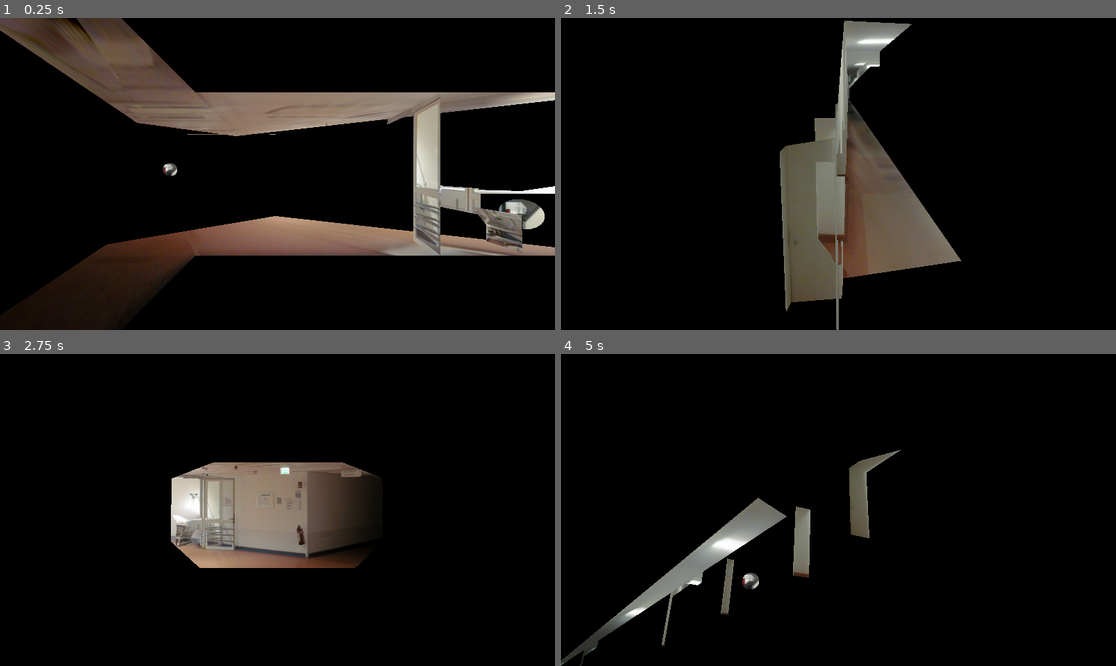
Above: before the commit, frames 1-4 (two rows, left to right).
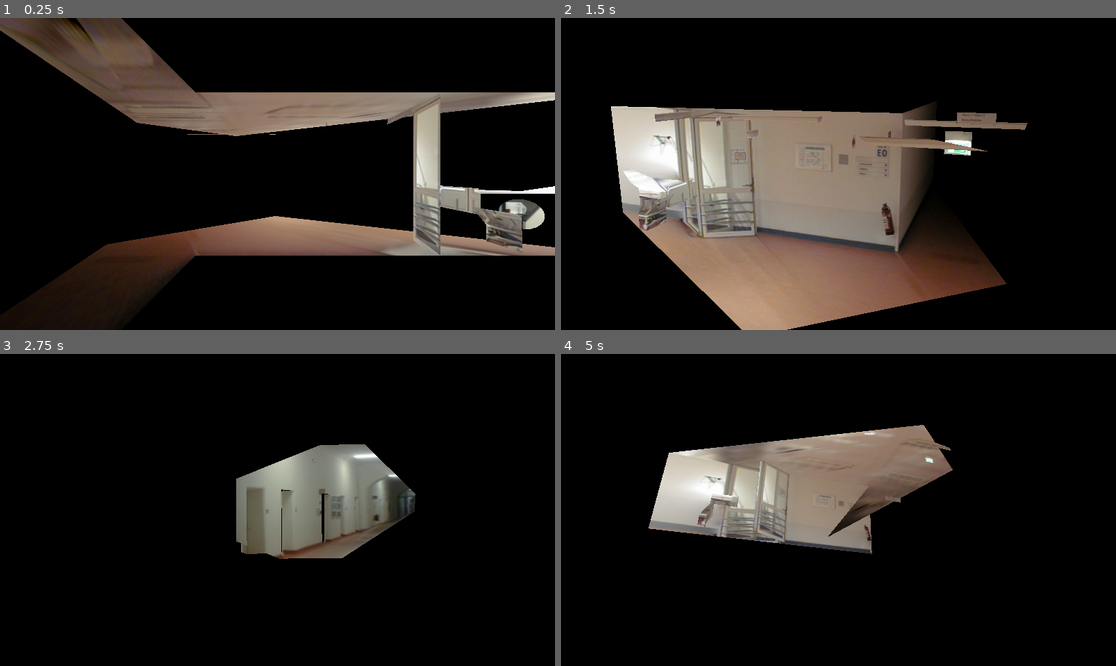
Above: after the commit, the same moments.

Repository: TheiaB/photo-course-game
Game: Godot game, scene res://scenes/matrjoschka.tscn
Same seed, same stepped clock (60 frames per second), same inputs: the game is played once before the commit and once after it. This scene is started directly instead of the project's main scene.
Inputs (mouse positions are in pixels of both pictures, inside the frame that each line leads up to):
- Up to frame 1 (0.25 s): no input
- Up to frame 2 (1.5 s): tap Enter at 0.5 s; move the mouse to (960, 158) at 0.52 s; hold . (multi_swipe_down_right) 0.53-1.25 s; hold Space (shuffle) 0.53-1.25 s; click (960, 158) at 0.67 s; drag from (727, 189) to (810, 236) at 1.27 s
- Up to frame 3 (2.75 s): move the mouse to (333, 441) at 2.02 s; hold . (multi_swipe_down_right) from 2.03 s (still down); hold Mouse wheel down (pinch_inward) from 2.03 s (still down); click (333, 441) at 2.17 s; tap Space (shuffle) at 2.3 s
- Up to frame 4 (5 s): release . (multi_swipe_down_right) at 2.75 s; release Mouse wheel down (pinch_inward) at 2.75 s; drag from (810, 572) to (672, 463) at 2.77 s; move the mouse to (1005, 556) at 3.52 s; hold M (multi_swipe_down_left) 3.53-4.25 s; hold Space (shuffle) 3.53-4.25 s; click (1005, 556) at 3.67 s; drag from (672, 463) to (755, 432) at 4.27 s

The runs differ from the first frame. In frame 1, less than 0.1% of the frame differs, in the area x 29-32%, y 46-51%; in frame 2, 37%, in the area x 9-85%, y 0-100%; in frame 3, 12%; in frame 4, 17%.

Commit message:
added scene switch (instant) on sphere click

Diff:
--- a/materials/shaders/sphere-shader-1.gdshader
+++ b/materials/shaders/sphere-shader-1.gdshader
@@ -2,7 +2,8 @@
 render_mode unshaded;
 
 uniform sampler2D image : source_color;
-uniform vec2 format;
+
+uniform float scale = 1.0;
 
 uniform float distance_start = 0.5;
 uniform float distance_end = 2.0;
@@ -29,15 +30,31 @@
 	local_uv_far.x *= texture_size.y / texture_size.x;
 	// larger to fit into object ?
 	local_uv_far *= -1.0 / PROJECTION_MATRIX[1][1];
+	local_uv_far /= scale;
 
 	/* UV near: -------------------------
 	Purpose: Fit image into center of Viewport
 	Adapted from: https://godotshaders.com/shader/screenspace-tiled-texturing/
 	   UV near: ------------------------- */
-	vec2 local_uv_near;
-	local_uv_near = SCREEN_UV - 0.5; // fit exactly
-	local_uv_near.y *= texture_size.x / texture_size.y; // fits image to viewport width
-	local_uv_near.y *= VIEWPORT_SIZE.y / VIEWPORT_SIZE.x; // corrects aspect ratio for height
+	// fit exactly
+	vec2 local_uv_near = SCREEN_UV - 0.5;
+	//local_uv_near.y *= texture_size.x / texture_size.y; // fits image to viewport width
+	//local_uv_near.y *= VIEWPORT_SIZE.y / VIEWPORT_SIZE.x; // corrects aspect ratio for height
+
+
+	float image_aspect_ratio = texture_size.x / texture_size.y;
+	float viewport_aspect_ratio = VIEWPORT_SIZE.x / VIEWPORT_SIZE.y;
+
+	if (image_aspect_ratio > viewport_aspect_ratio) {
+	    // Image is wider than viewport, fit to width
+		local_uv_near.y *= texture_size.x / texture_size.y; // fits image to viewport width
+		local_uv_near.y *= VIEWPORT_SIZE.y / VIEWPORT_SIZE.x; // corrects aspect ratio for height
+	} else {
+	    // Image is taller than viewport, fit to height
+		local_uv_near.x *= texture_size.y / texture_size.x; // fits image to viewport height
+		local_uv_near.x *= VIEWPORT_SIZE.x / VIEWPORT_SIZE.y; // corrects aspect ratio for width
+	}
+
 
 	/* OLD: clip space vertex depth
 	 -------------------------
@@ -47,21 +64,23 @@
 	vec2 local_uv = mix(local_uv_near,local_uv_far,transition_clamped);
 	 -------------------------*/
 
-	/* New: camera position depth
+	/* New: TRANSITION VIA CAMERA (POS) DEPTH
 	 ------------------------- */
 	vec3 vertexWorldPos = (MODEL_MATRIX * vec4(VERTEX, 1.0)).xyz;
 	vec3 world_camera = (INV_VIEW_MATRIX * vec4(0.0, 0.0, 0.0, 1.0)).xyz;
 	float distanceToCamera = distance(world_camera, vertexWorldPos);
-
 	float smoothDistance = 1.0 - smoothstep(distance_start, distance_end, distanceToCamera);
 
 	// SMOOTHLY INTERPOLATE THE TWO SHADERS
 	vec2 local_uv = mix(local_uv_far, local_uv_near,smoothDistance);
 
 	// Crop the Image via brightness (instead of repeating)
+	float threshold = 0.49;
 	float brightness =
-		local_uv.x > -0.49 &&  local_uv.x < 0.49
-		&& local_uv.y > -0.49 && local_uv.y < 0.49 ? 1.0 : 0.0;
+		local_uv.x > -threshold &&  local_uv.x < threshold
+		&& local_uv.y > -threshold && local_uv.y < threshold ? 1.0 : 0.0;
 
 	ALBEDO = texture(image, local_uv + 0.5).rgb * brightness;
+	// DEBUG: Yellow is far, blue is near
+	// ALBEDO = texture(image, local_uv + 0.5).rgb * brightness + vec3(0.0,0.0,smoothDistance-0.5);
 }
--- a/materials/spheres/M_sphere_corridor.tres
+++ b/materials/spheres/M_sphere_corridor.tres
@@ -1,12 +1,101 @@
 [gd_resource type="ShaderMaterial" load_steps=3 format=3 uid="uid://djf01xuvxki1x"]
 
-[ext_resource type="Shader" path="res://materials/shaders/sphere-shader-1.gdshader" id="1_gayp7"]
 [ext_resource type="Texture2D" uid="uid://be6uc0gutug1q" path="res://src/textures/trial/staircase-door.jpg" id="2_qr6qx"]
+
+[sub_resource type="Shader" id="Shader_xsn2n"]
+code = "shader_type spatial;
+render_mode unshaded;
+
+uniform sampler2D image : source_color;
+uniform vec2 format;
+
+uniform float scale = 1.0;
+
+uniform float distance_start = 0.5;
+uniform float distance_end = 2.0;
+varying vec2 texture_size;
+
+varying vec4 NODE_POSITION_CLIP;
+
+void vertex() {
+	NODE_POSITION_CLIP = (PROJECTION_MATRIX * vec4(NODE_POSITION_VIEW, 1.0));
+	texture_size = vec2(textureSize(image,0));
+}
+
+void fragment() {
+	/* UV fear: -------------------------
+	Purpose: Center and fit image within mesh
+	Adapted: https://godotshaders.com/shader/local-screen-space-uv/
+	   UV fear: ------------------------- */
+	vec2 local_uv_far;
+	// screenspace mit wie groß objekt scaling
+	local_uv_far = (SCREEN_UV * 2.0 - 1.0) * NODE_POSITION_CLIP.w - NODE_POSITION_CLIP.xy;
+	// Adjust for aspect ratio and FOV
+	local_uv_far.x *= VIEWPORT_SIZE.x / VIEWPORT_SIZE.y;
+	// correct for aspect ratio
+	local_uv_far.x *= texture_size.y / texture_size.x;
+	// larger to fit into object ?
+	local_uv_far *= -1.0 / PROJECTION_MATRIX[1][1];
+	local_uv_far /= scale;
+
+	/* UV near: -------------------------
+	Purpose: Fit image into center of Viewport
+	Adapted from: https://godotshaders.com/shader/screenspace-tiled-texturing/
+	   UV near: ------------------------- */
+	// fit exactly
+	vec2 local_uv_near = SCREEN_UV - 0.5;
+	//local_uv_near.y *= texture_size.x / texture_size.y; // fits image to viewport width
+	//local_uv_near.y *= VIEWPORT_SIZE.y / VIEWPORT_SIZE.x; // corrects aspect ratio for height
+
+
+	float image_aspect_ratio = texture_size.x / texture_size.y;
+	float viewport_aspect_ratio = VIEWPORT_SIZE.x / VIEWPORT_SIZE.y;
+
+	if (image_aspect_ratio > viewport_aspect_ratio) {
+	    // Image is wider than viewport, fit to width
+		local_uv_near.y *= texture_size.x / texture_size.y; // fits image to viewport width
+		local_uv_near.y *= VIEWPORT_SIZE.y / VIEWPORT_SIZE.x; // corrects aspect ratio for height
+	} else {
+	    // Image is taller than viewport, fit to height
+		local_uv_near.x *= texture_size.y / texture_size.x; // fits image to viewport height
+		local_uv_near.x *= VIEWPORT_SIZE.x / VIEWPORT_SIZE.y; // corrects aspect ratio for width
+	}
+
+
+	/* OLD: clip space vertex depth
+	 -------------------------
+	float transition_speed = 4.0;
+	float transition = NODE_POSITION_CLIP.w * transition_speed - transition_speed;
+	float transition_clamped = transition > 1.0 ? 1.0 : (transition < 0.0 ? 0.0 : transition);
+	vec2 local_uv = mix(local_uv_near,local_uv_far,transition_clamped);
+	 -------------------------*/
+
+	/* New: TRANSITION VIA CAMERA (POS) DEPTH
+	 ------------------------- */
+	vec3 vertexWorldPos = (MODEL_MATRIX * vec4(VERTEX, 1.0)).xyz;
+	vec3 world_camera = (INV_VIEW_MATRIX * vec4(0.0, 0.0, 0.0, 1.0)).xyz;
+	float distanceToCamera = distance(world_camera, vertexWorldPos);
+	float smoothDistance = 1.0 - smoothstep(distance_start, distance_end, distanceToCamera);
+
+	// SMOOTHLY INTERPOLATE THE TWO SHADERS
+	vec2 local_uv = mix(local_uv_far, local_uv_near,smoothDistance);
+
+	// Crop the Image via brightness (instead of repeating)
+	float threshold = 0.49;
+	float brightness =
+		local_uv.x > -threshold &&  local_uv.x < threshold
+		&& local_uv.y > -threshold && local_uv.y < threshold ? 1.0 : 0.0;
+
+	ALBEDO = texture(image, local_uv + 0.5).rgb * brightness;
+	// DEBUG: Yellow is far, blue is near
+	// ALBEDO = texture(image, local_uv + 0.5).rgb * brightness + vec3(0.0,0.0,smoothDistance-0.5);
+}"
 
 [resource]
 render_priority = 0
-shader = ExtResource("1_gayp7")
+shader = SubResource("Shader_xsn2n")
 shader_parameter/format = Vector2(4, 3)
+shader_parameter/scale = 1.0
 shader_parameter/distance_start = 0.5
 shader_parameter/distance_end = 2.0
 shader_parameter/image = ExtResource("2_qr6qx")
--- a/scenes/scene-default.tscn
+++ b/scenes/scene-default.tscn
@@ -1,39 +1,21 @@
-[gd_scene load_steps=13 format=3 uid="uid://8qsnjk5awc87"]
+[gd_scene load_steps=7 format=3 uid="uid://8qsnjk5awc87"]
 
 [ext_resource type="ArrayMesh" uid="uid://byvafjhdhu6xi" path="res://models/250131-hospital-corner.obj" id="1_fpsdb"]
 [ext_resource type="Material" uid="uid://b48yj3qhq1ex" path="res://materials/M_hospital-corner-empty.tres" id="2_v7e7l"]
 [ext_resource type="Material" uid="uid://crhlmg3fjlvm4" path="res://materials/M_hospital-corner.tres" id="3_e3rvk"]
 [ext_resource type="Material" uid="uid://djf01xuvxki1x" path="res://materials/spheres/M_sphere_corridor.tres" id="4_81uex"]
 [ext_resource type="ArrayMesh" uid="uid://cr04nva14rw28" path="res://src/3d/250201-sphere-doublesided.obj" id="5_te702"]
-[ext_resource type="Shader" path="res://materials/shaders/sphere-shader-2-simple.gdshader" id="6_6ed5k"]
-[ext_resource type="Texture2D" uid="uid://xo2qniquoelo" path="res://src/textures/trial/red-carpet.jpg" id="7_ufqi7"]
-[ext_resource type="Shader" path="res://materials/shaders/fov-shader-3.gdshader" id="8_hnht7"]
 
-[sub_resource type="ShaderMaterial" id="ShaderMaterial_e6no3"]
-render_priority = 0
-shader = ExtResource("6_6ed5k")
-shader_parameter/tiling_scale = 600.0
-shader_parameter/tiling_texture = ExtResource("7_ufqi7")
-
-[sub_resource type="ShaderMaterial" id="ShaderMaterial_njkef"]
-render_priority = 0
-shader = ExtResource("8_hnht7")
-shader_parameter/compare_FOV = 70.0
-
-[sub_resource type="ShaderMaterial" id="ShaderMaterial_4f6yn"]
-render_priority = 0
-shader = ExtResource("8_hnht7")
-shader_parameter/compare_FOV = 70.0
-
-[sub_resource type="BoxMesh" id="BoxMesh_077kd"]
+[sub_resource type="SphereShape3D" id="SphereShape3D_td8a4"]
+radius = 1.0
 
 [node name="Scene-hospital-corner" type="Node3D"]
 
-[node name="Camera3D" type="Camera3D" parent="."]
+[node name="camera_position" type="Camera3D" parent="."]
 transform = Transform3D(-0.770549, 0.0197891, -0.637073, -0.00174437, 0.999449, 0.0331552, 0.637378, 0.026659, -0.77009, -7.272, 0.56, -8.513)
 fov = 44.4
 
-[node name="MeshInstance3D" type="MeshInstance3D" parent="."]
+[node name="scene_model" type="MeshInstance3D" parent="."]
 mesh = ExtResource("1_fpsdb")
 surface_material_override/0 = ExtResource("2_v7e7l")
 surface_material_override/1 = ExtResource("3_e3rvk")
@@ -41,36 +23,13 @@
 surface_material_override/3 = ExtResource("3_e3rvk")
 surface_material_override/4 = ExtResource("3_e3rvk")
 
-[node name="nextscene" type="MeshInstance3D" parent="."]
+[node name="scene_sphere" type="MeshInstance3D" parent="."]
 transform = Transform3D(0.4, 0, 0, 0, 0.4, 0, 0, 0, 0.4, 6.48, -1.07, -0.425)
 mesh = ExtResource("5_te702")
 surface_material_override/0 = ExtResource("4_81uex")
 
-[node name="nextscene3" type="MeshInstance3D" parent="."]
-transform = Transform3D(0.4, 0, 0, 0, 0.4, 0, 0, 0, 0.4, -6.47552, 0.261112, -7.24664)
-mesh = ExtResource("5_te702")
-surface_material_override/0 = ExtResource("4_81uex")
+[node name="sphere" type="StaticBody3D" parent="scene_sphere"]
 
-[node name="nextscene2" type="MeshInstance3D" parent="."]
-transform = Transform3D(0.4, 0, 0, 0, 0.4, 0, 0, 0, 0.4, 7.41782, -1.07, -0.425)
-visible = false
-material_override = SubResource("ShaderMaterial_e6no3")
-mesh = ExtResource("5_te702")
-surface_material_override/0 = SubResource("ShaderMaterial_e6no3")
-
-[node name="nextscene4" type="MeshInstance3D" parent="."]
-transform = Transform3D(0.4, 0, 0, 0, 0.4, 0, 0, 0, 0.4, 8.27388, -1.11167, -0.224992)
-visible = false
-material_override = SubResource("ShaderMaterial_njkef")
-mesh = ExtResource("5_te702")
-surface_material_override/0 = SubResource("ShaderMaterial_4f6yn")
-
-[node name="MeshInstance3D2" type="MeshInstance3D" parent="."]
-transform = Transform3D(1, 0, 0, 0, 1, 0, 0, 0, 1, 7.30757, -1.2124, 0.382383)
-mesh = SubResource("BoxMesh_077kd")
-skeleton = NodePath("../nextscene")
-
-[node name="MeshInstance3D3" type="MeshInstance3D" parent="."]
-transform = Transform3D(1, 0, 0, 0, 1, 0, 0, 0, 1, 9.30757, -1.2124, 0.382383)
-mesh = SubResource("BoxMesh_077kd")
-skeleton = NodePath("../nextscene")
+[node name="collider" type="CollisionShape3D" parent="scene_sphere/sphere"]
+transform = Transform3D(1.25, 0, 0, 0, 1.25, 0, 0, 0, 1.25, 0, 0, 0)
+shape = SubResource("SphereShape3D_td8a4")
--- a/scenes/scenes/scene_hospital_corridor.tscn
+++ b/scenes/scenes/scene_hospital_corridor.tscn
@@ -6,11 +6,11 @@
 
 [node name="Scene-hospital-corner" instance=ExtResource("1_wisrv")]
 
-[node name="Camera3D" parent="." index="0"]
+[node name="camera_position" parent="." index="0"]
 transform = Transform3D(0.35172, 0.0134861, -0.936008, -0.0104712, 0.999891, 0.0104718, 0.936047, 0.00611801, 0.351822, -7.61, 0.239, 2.784)
 fov = 40.7
 
-[node name="MeshInstance3D" parent="." index="1"]
+[node name="scene_model" parent="." index="1"]
 mesh = ExtResource("2_7pveg")
 surface_material_override/0 = ExtResource("3_nywro")
 surface_material_override/1 = ExtResource("3_nywro")
--- a/scripts/camera-rotation-matrjoschka.gd
+++ b/scripts/camera-rotation-matrjoschka.gd
@@ -49,6 +49,10 @@
 var touch_down := false
 
 func _input( event ):
+
+	# --------------- TEMPROARY: reset black bg
+	if(camera.environment == reset_env):
+		camera.environment = default_env
 
 	if event is InputEventScreenTouch:
 		pinchStartDist = 0.0
@@ -73,14 +77,17 @@
 
 	# click
 	if event is InputEventMouseButton and not usingTouch:
+		# click
 		if event.button_index == 1 and event.is_pressed():
 			mouse_left_down = true
 			mouse_start = event.position;
 			lerped_change = Vector2(0,0)
 
+		# let go
 		elif event.button_index == 1 and not event.is_pressed():
 			mouse_left_down = false
 			mouse_change = Vector2(0,0)
+			user_clicked(event.position)
 
 		# zoom
 		if event.is_action('zoom_in'):
@@ -90,29 +97,11 @@
 			#zoom_level += 1
 			desired_zoom = clamp(desired_zoom - 0.1, zoom_min, zoom_max)
 
-	# --------------- TEMPROARY: reset black bg
-	if(camera.environment == reset_env):
-		camera.environment = default_env
 	# --------------- TEMPORARY: switch scene on click space
 	if event.is_action_pressed('shuffle'):
 		print('space')
-
-		# Load new scene
-		var new_scene = scenes[scene_int % scenes.size()].instantiate()
-		get_parent_node_3d().add_child(new_scene)
 		scene_int+=1
-
-		# remove old scene
-		current_scene.free()
-		current_scene = new_scene
-
-		for child in current_scene.get_children():
-			if child is Camera3D:
-				self.rotation = child.rotation
-				camera.global_transform = child.transform
-				desired_zoom = camera.position.z # auto prevent zooming back
-				camera.fov = child.fov
-				camera.environment = reset_env
+		next_scene(scene_int)
 
 	# Dragging - start
 	if event is InputEventSingleScreenTouch:
@@ -139,7 +128,7 @@
 		mouse_change = mouse_start - mouse_now
 		mouse_start = mouse_now
 
-		print('mouse drag')
+		# print('mouse drag')
 		# same as below: Move and Rotate
 		lerped_change = lerped_change.lerp(mouse_change,0.1)
 		rotate(v_up,clamp(rotation_amount * lerped_change[0],-.05,.05))
@@ -164,3 +153,51 @@
 	camera.position.z = lerp(camera.position.z,
 		clamp(start_zoom + desired_zoom, zoom_min, zoom_max), # zoom dist is clamped
 		0.1)
+
+func user_clicked( here ):
+	print("click (start: "+str(mouse_start)+") end("+str(here)+")")
+	if(mouse_start == here): # consider a click, rather than drag
+		var space_state = get_world_3d().direct_space_state
+		var origin = camera.project_ray_origin(here)
+		var end = camera.project_position(here, 1000)
+		var query = PhysicsRayQueryParameters3D.create(origin, end)
+		var result = space_state.intersect_ray(query)
+		if(result.get("collider") != null):
+			# load next scene
+			scene_int+=1
+			next_scene(scene_int)
+		pass
+	pass
+
+func next_scene(i):
+	camera.environment = reset_env
+	# Load new scene
+	var new_scene = scenes[i % scenes.size()].instantiate()
+	get_parent_node_3d().add_child(new_scene)
+
+	# remove old scene
+	current_scene.free()
+	current_scene = new_scene
+
+	# apply camera transforms
+	for child in current_scene.get_children():
+		if child is Camera3D:
+			print(">>> apply camera")
+			self.rotation = child.rotation
+			camera.global_transform = child.transform
+			desired_zoom = camera.position.z # auto prevent zooming back
+			camera.fov = child.fov
+
+	# dynamically apply texture to orb
+	# load next scene
+	var next_scene = scenes[(i+1) % scenes.size()].instantiate()
+	var next_scene_mdl = next_scene.get_node_or_null("scene_model")
+	if(next_scene_mdl != null):
+		print(">>> apply material")
+		# texture of following scene's model material
+		var next_scene_mat: StandardMaterial3D = next_scene_mdl.get_surface_override_material(0)
+		var next_image = next_scene_mat.emission_texture
+		# applied to current sphere
+		var current_sphere: MeshInstance3D = current_scene.get_node_or_null("scene_sphere")
+		var current_sphere_mat: Material = current_sphere.get_surface_override_material(0)
+		current_sphere_mat.set_shader_parameter("image",next_image);
Not shown, added: src/3d/250201-sphere-inverted.mtl
Not shown, added: src/3d/250201-sphere-inverted.obj
Not shown, added: src/3d/250201-sphere-inverted.obj.import
